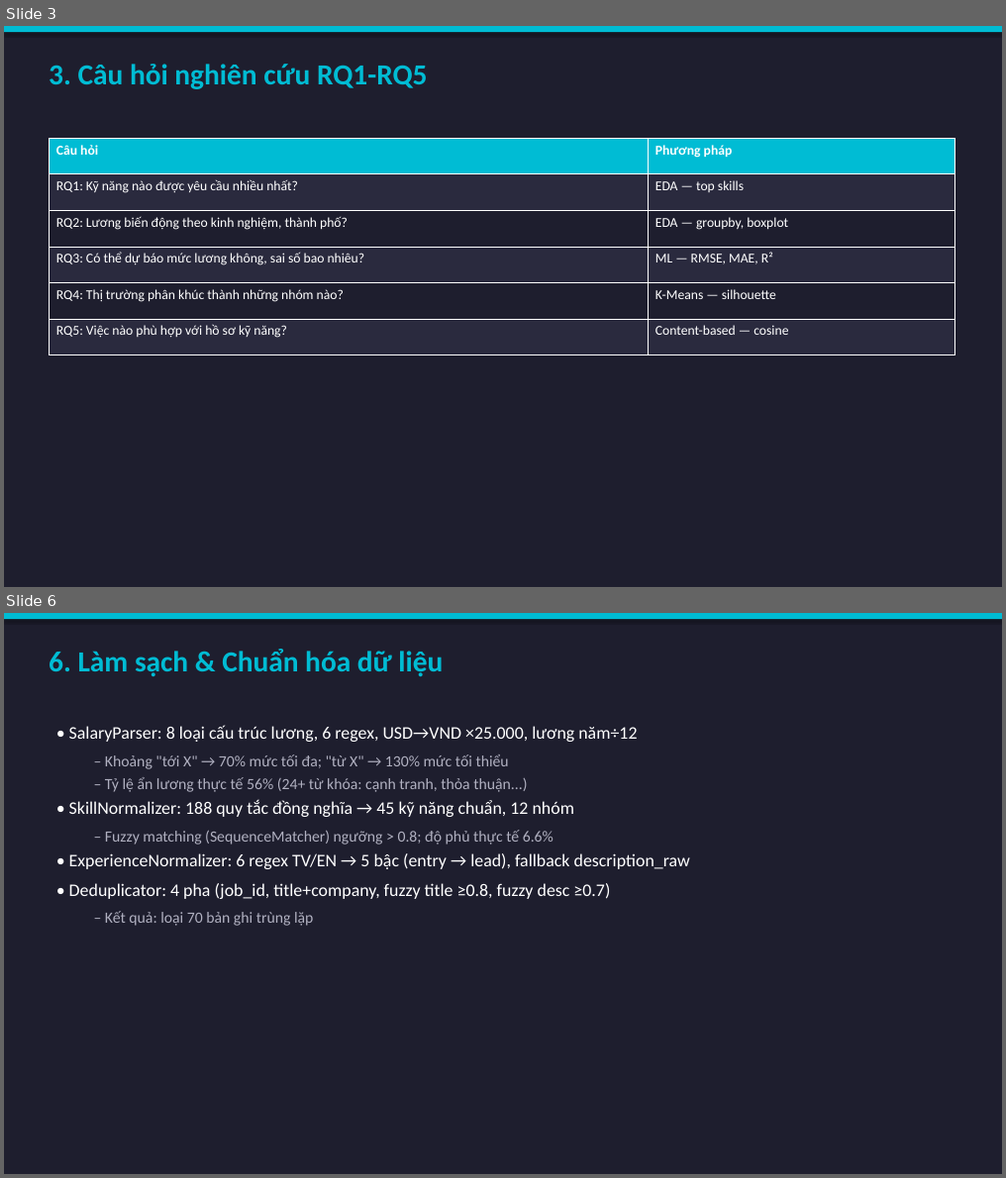
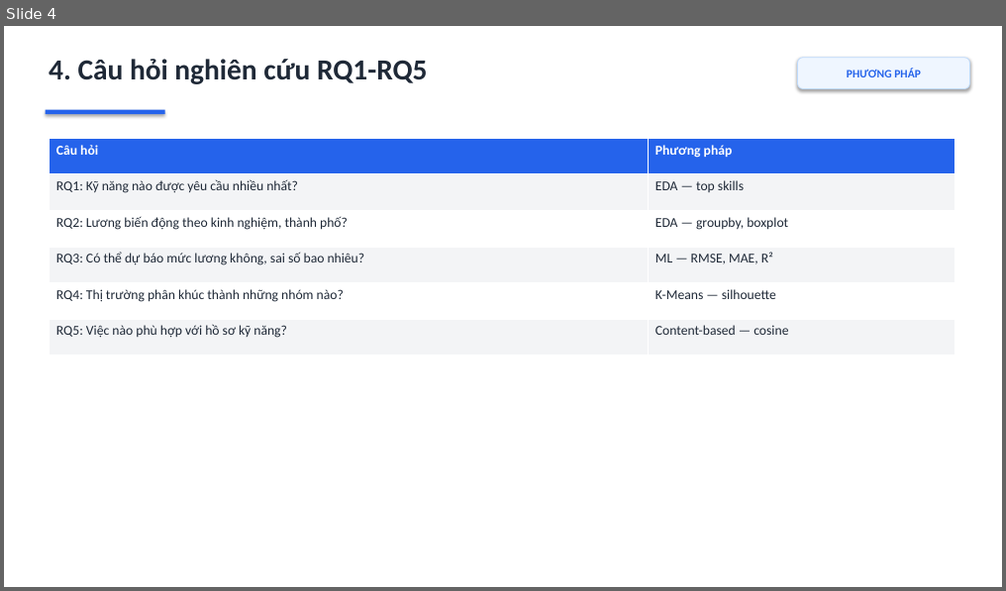
Before and after one commit to ThuyLoiLerning/KhoaHocDuLieu, a slide deck: reports/slides/TrinhBay_ChuyenDe4.pptx. Shown one above the other, each under a label of ours: slides 3 and 6 before the commit, slide 4 after it; the slides between them are not shown. The pictures are 1006x1178 and 1006x591 pixels, drawn with LibreOffice and Linux fonts; fonts in the diff are those of the drawing. Boxes give left, top, right and bottom in pixels: in the first picture for what was removed or moved away, otherwise in the second. Text is boxed around its words. In the diff, an @@ line names an element or a change of style, - is before the commit and + after.

```diff
--- a/reports/slides/TrinhBay_ChuyenDe4.pptx
+++ b/reports/slides/TrinhBay_ChuyenDe4.pptx
@@ slide 6 removed at (4,613,1002,1174), background #1E1E2E @@
@@ rectangle removed at (4,613,1002,619) @@
@@ text removed at (49,649,443,676) @@
-6. Làm sạch & Chuẩn hóa dữ liệu
@@ text removed at (69,725,690,926) @@
-• SalaryParser: 8 loại cấu trúc lương, 6 regex, USD→VND ×25.000, lương năm÷12
-  – Khoảng "tới X" → 70% mức tối đa; "từ X" → 130% mức tối thiểu
-  – Tỷ lệ ẩn lương thực tế 56% (24+ từ khóa: cạnh tranh, thỏa thuận...)
-• SkillNormalizer: 188 quy tắc đồng nghĩa → 45 kỹ năng chuẩn, 12 nhóm
-  – Fuzzy matching (SequenceMatcher) ngưỡng > 0.8; độ phủ thực tế 6.6%
-• ExperienceNormalizer: 6 regex TV/EN → 5 bậc (entry → lead), fallback description_raw
-• Deduplicator: 4 pha (job_id, title+company, fuzzy title ≥0.8, fuzzy desc ≥0.7)
-  – Kết quả: loại 70 bản ghi trùng lặp
@@ what was slide 3 is now slide 4 @@
@@ slide 4 changed as well @@
@@ background #1E1E2E to #FFFFFF @@
@@ rectangle removed at (4,26,1002,32) @@
@@ text at (49,59,428,84): text changed; text colour #00BCD4 to #1F2937 @@
-3. Câu hỏi nghiên cứu RQ1-RQ5
+4. Câu hỏi nghiên cứu RQ1-RQ5
@@ rounded rectangle added at (798,58,969,89), fill #EFF6FF, outline #BFDBFE 0.75 pt, 11 pt, text #2563EB, bold @@
+PHƯƠNG PHÁP
@@ rectangle added at (46,110,165,114), fill #2563EB @@
@@ table at (49,138,954,356) @@
@@ fill #00BCD4 to #2563EB in row 1 @@
@@ fill #2A2A3E to #F3F4F6 in 6 cells @@
@@ fill #1E1E2E to #FFFFFF in 4 cells @@
@@ text colour #FFFFFF to #1F2937 @@
```
Also in this commit, not shown: 14 other slides changed, 8 slides added, 4 other slides removed, 10 other files.
